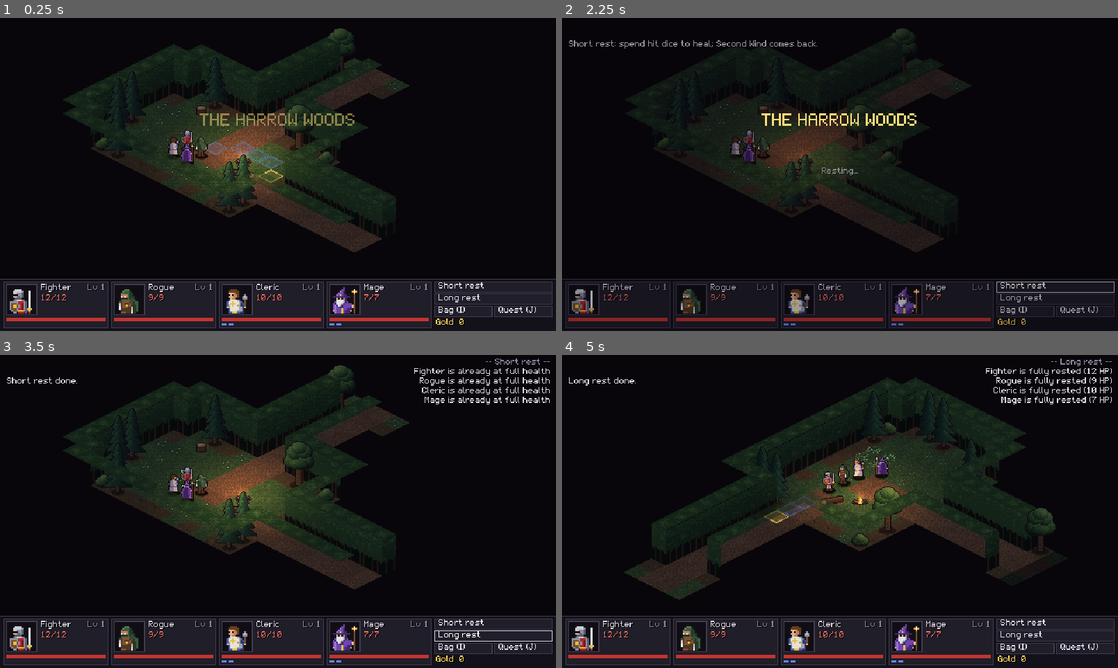
Above: before the commit, frames 1-4 (two rows, left to right).
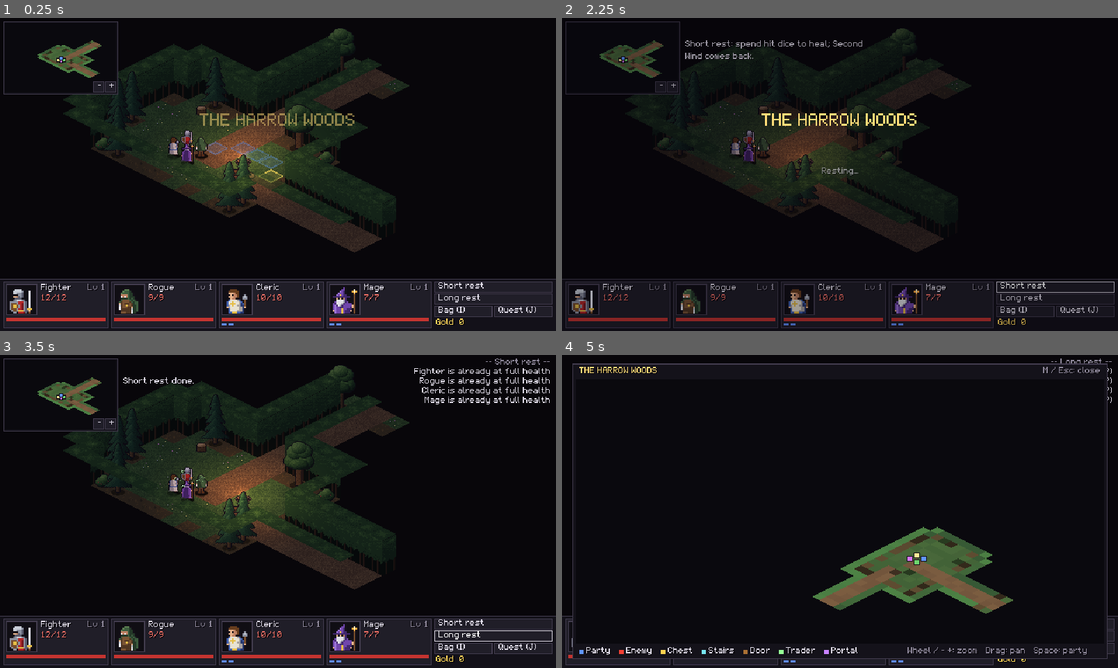
Above: after the commit, the same moments.

Repository: PaulHeraty/herra-iso-dnd
Game: Godot game, scene res://scenes/maps/surface.tscn
Two runs of this game, one before a commit and one after it. Both use one fixed random seed, a clock stepped at 60 frames per second and the inputs below.
Inputs (mouse positions are in pixels of both pictures, inside the frame that each line leads up to):
- Up to frame 1 (0.25 s): no input
- Up to frame 2 (2.25 s): click (662, 86) at 0.5 s, where only the run after the commit has a clickable "-"; click (673, 86) at 1.25 s, where only the run after the commit has a clickable "+"; click "Short rest" at 2 s
- Up to frame 3 (3.5 s): click "Long rest" at 2.75 s
- Up to frame 4 (5 s): tap Enter (end_turn) at 3.5 s; move the mouse to (962, 495) at 3.52 s; hold E (view_rotate_right) 3.53-4.25 s; tap M at 3.6 s; click (962, 495) at 3.67 s; tap C at 3.8 s; drag from (728, 527) to (812, 574) at 4.27 s

The runs differ from the first frame. In frame 1, 1.0% of the frame differs, in the area x 0-22%, y 1-25%; in frame 2, 1.3%; in frame 3, 1.1%; in frame 4, 35%, in the area x 1-99%, y 2-98%.

Commit message:
Minimap + full map (M): both honour the fog of war and the view rotation
- MapPicture: the map as an image, one pixel per cell (each tile's average colour,
  walls brightened, doors brown; unexplored transparent, out of sight dimmed),
  redrawn only where the fog changed
- MapView: draws it through an isometric transform (pixel -> diamond) plus markers:
  heroes in class colours, monsters only while seen, unopened chests, stairs, trader, portals
- MiniMap (top left): follows the leader, - / + buttons or wheel zoom, click opens the full map
- MapScreen (M): fitted to the explored area, wheel / - + zoom, drag pan, Space = party,
  M / Esc / click outside closes; usable in combat
- Combat banner / hint / turn order moved right of the minimap (CombatHud.TEXT_X)

Co-Authored-By: Claude Opus 5.5 <noreply@anthropic.com>

Diff:
--- a/scripts/maps/dungeon_map.gd
+++ b/scripts/maps/dungeon_map.gd
@@ -64,6 +64,8 @@
 var walls_view: TileMapLayer
 var _astar := AStarGrid2D.new()
 var fog := FogOfWar.new()
+## The map as a picture for the minimap / full map (follows the fog).
+var map_picture: MapPicture
 var _fog_key := ""
 var _wall_set := {}
 ## View cell -> map cell (floor) / [source, atlas, map cell] (walls) for the current rotation.
@@ -121,6 +123,7 @@
 	inventory = Inventory.from_dict(PartyState.bag) if not PartyState.bag.is_empty() else Inventory.starting()
 	_compute_fog()
 	refresh_navigation()
+	map_picture = MapPicture.new(self)
 	camera_controller = CameraController.new()
 	camera_controller.name = "CameraController"
 	camera_controller.camera = camera
@@ -840,6 +843,8 @@
 
 ## Redraw tiles, markers and decor for the current fog.
 func _refresh_fog_look() -> void:
+	if map_picture:
+		map_picture.dirty = true
 	if wall_fader == null:
 		return
 	for v: Vector2i in _view_floor:
--- /dev/null
+++ b/scripts/maps/map_picture.gd
@@ -0,0 +1,146 @@
+class_name MapPicture
+extends RefCounted
+## The map as a small picture for the minimap and the full map (M): one pixel per map cell,
+## coloured by its tile (each tile's average colour), honouring the fog of war:
+##   unexplored = transparent, explored but out of sight = dimmed, in sight = full colour.
+## Walls are brightened so rooms read as outlined shapes; props are darker floor; doors brown.
+## MapView draws it through an isometric transform (each pixel becomes a diamond), so it matches
+## the game's view and its rotation. Only the cells whose fog changed are redrawn (see refresh).
+
+const COL_DOOR := Color8(170, 112, 52)
+const COL_DOOR_OPEN := Color8(110, 78, 46)
+const DIM := 0.5
+const WALL_BRIGHT := 1.9
+const FLOOR_BRIGHT := 1.35
+
+var map: DungeonMap
+var rect := Rect2i()
+var image: Image
+var texture: ImageTexture
+## Set by DungeonMap whenever the fog look changes; the next texture() call catches up.
+var dirty := true
+
+var _base := {}          ## map cell -> Color (fully lit)
+var _doors := {}         ## map cell -> Door
+var _drawn_vis := {}     ## the visible set as last drawn
+var _built := false
+var _explored_n := 0
+
+static var _tile_cols := {}     ## "texture path|x,y,w,h" -> average Color
+
+
+func _init(m: DungeonMap) -> void:
+	map = m
+	rect = m.floor_layer.get_used_rect().merge(m.walls_layer.get_used_rect())
+	image = Image.create(maxi(rect.size.x, 1), maxi(rect.size.y, 1), false, Image.FORMAT_RGBA8)
+	for c in m.floor_layer.get_used_cells():
+		_base[c] = _brighter(_tile_colour(m.floor_layer, c), FLOOR_BRIGHT)
+	var props := {}
+	for n in m.entities.get_children():
+		if n is Door:
+			_doors[n.get_cell()] = n
+		elif n is Prop or n is Brazier or n is Chest:
+			props[n.get_cell()] = true
+	for c in props:
+		if _base.has(c):
+			_base[c] = (_base[c] as Color).darkened(0.45)
+	for c in m.walls_layer.get_used_cells():
+		_base[c] = _brighter(_tile_colour(m.walls_layer, c), WALL_BRIGHT)
+	texture = ImageTexture.create_from_image(image)
+
+
+## The picture, brought up to date with the fog.
+func get_texture() -> ImageTexture:
+	if dirty:
+		refresh()
+	return texture
+
+
+## Redraw the cells whose look may have changed: everything the first time, then the cells that
+## were or are in sight (newly explored cells are always in sight) and the doors.
+func refresh() -> void:
+	dirty = false
+	var vis: Dictionary = map.fog.visible
+	var fresh := 0                  # upper bound of the cells explored since the last refresh
+	if _built and map.fog_of_war:
+		for c: Vector2i in vis:
+			if not _drawn_vis.has(c):
+				fresh += 1
+	if not _built or not map.fog_of_war or map.fog.explored.size() - _explored_n > fresh:
+		# First time, no fog, or cells explored some other way (a load): draw everything.
+		_built = true
+		image.fill(Color(0, 0, 0, 0))
+		for c: Vector2i in _base:
+			_put(c)
+	else:
+		for c: Vector2i in _drawn_vis:
+			if not vis.has(c):
+				_put(c)
+		for c: Vector2i in vis:
+			if not _drawn_vis.has(c):
+				_put(c)
+		for c: Vector2i in _doors:
+			_put(c)
+	_drawn_vis = vis
+	_explored_n = map.fog.explored.size()
+	texture.update(image)
+
+
+## Map cell -> pixel in `image`.
+func pixel_of(cell: Vector2i) -> Vector2i:
+	return cell - rect.position
+
+
+func colour_of(cell: Vector2i) -> Color:
+	if not _base.has(cell) or not map.is_explored(cell):
+		return Color(0, 0, 0, 0)
+	var col: Color = _base[cell]
+	var d: Door = _doors.get(cell)
+	if d:
+		col = COL_DOOR_OPEN if d.is_open else COL_DOOR
+	if not map.is_seen(cell):
+		col = Color(col.r * DIM, col.g * DIM, col.b * DIM * 1.1)
+	return col
+
+
+## The explored part of the map (map cells), for fitting the full map.
+func explored_cells() -> Array:
+	if not map.fog_of_war:
+		return _base.keys()
+	return map.fog.explored.keys()
+
+
+func _put(c: Vector2i) -> void:
+	var p := pixel_of(c)
+	if p.x >= 0 and p.y >= 0 and p.x < image.get_width() and p.y < image.get_height():
+		image.set_pixelv(p, colour_of(c))
+
+
+## Average colour of the opaque pixels of the tile painted at `c` (cached per tile).
+static func _tile_colour(layer: TileMapLayer, c: Vector2i) -> Color:
+	var src := layer.tile_set.get_source(layer.get_cell_source_id(c)) as TileSetAtlasSource
+	if src == null or src.texture == null:
+		return Color8(80, 80, 90)
+	var region := src.get_tile_texture_region(layer.get_cell_atlas_coords(c))
+	var key := "%s|%s" % [src.texture.resource_path, region]
+	if _tile_cols.has(key):
+		return _tile_cols[key]
+	var img := src.texture.get_image()
+	if img.is_compressed():
+		img.decompress()
+	var sum := Vector3.ZERO
+	var n := 0
+	for y in range(region.position.y, region.end.y):
+		for x in range(region.position.x, region.end.x):
+			var px := img.get_pixel(x, y)
+			if px.a > 0.5:
+				sum += Vector3(px.r, px.g, px.b)
+				n += 1
+	var col := Color(sum.x / n, sum.y / n, sum.z / n) if n > 0 else Color8(80, 80, 90)
+	_tile_cols[key] = col
+	return col
+
+
+## Brighter by `k` (HSV value), keeping the hue: grey stone stays grey, forest stays green.
+static func _brighter(c: Color, k: float) -> Color:
+	return Color.from_hsv(c.h, c.s, minf(1.0, c.v * k))
--- a/scripts/ui/combat_hud.gd
+++ b/scripts/ui/combat_hud.gd
@@ -11,6 +11,8 @@
 const SCREEN := Vector2(640, 360)
 const PANEL_H := 60
 const LOG_W := 250
+## Left edge of the turn banner / hint / next turns (right of the minimap).
+const TEXT_X := 142
 const LOG_ENTRIES := 9
 
 const COL_BG := Color8(20, 18, 26, 235)
@@ -45,6 +47,8 @@
 var dialogue: DialogueBox
 var shop: ShopScreen
 var quest_screen: QuestScreen
+var minimap: MiniMap
+var map_screen: MapScreen
 
 
 func _ready() -> void:
@@ -54,13 +58,13 @@
 	root.mouse_filter = Control.MOUSE_FILTER_IGNORE
 	root.theme = _make_theme()
 	add_child(root)
-	_banner = _label(root, Vector2(8, 4), COL_BANNER)
+	_banner = _label(root, Vector2(TEXT_X, 4), COL_BANNER)
 	_banner.scale = Vector2(2, 2)
-	_hint = _label(root, Vector2(8, 26), COL_TEXT)
+	_hint = _label(root, Vector2(TEXT_X, 26), COL_TEXT)
 	_hint.autowrap_mode = TextServer.AUTOWRAP_WORD_SMART
-	_hint.size = Vector2(SCREEN.x - LOG_W - 30, 0)
-	_next = _label(root, Vector2(8, 38), COL_DIM)
-	_next.size = Vector2(SCREEN.x - LOG_W - 30, 0)
+	_hint.size = Vector2(SCREEN.x - LOG_W - 22 - TEXT_X, 0)
+	_next = _label(root, Vector2(TEXT_X, 38), COL_DIM)
+	_next.size = Vector2(SCREEN.x - LOG_W - 22 - TEXT_X, 0)
 	_next.autowrap_mode = TextServer.AUTOWRAP_WORD_SMART
 	_log = RichTextLabel.new()
 	_log.bbcode_enabled = true
@@ -72,6 +76,10 @@
 	_log.add_theme_color_override("default_color", COL_TEXT)
 	root.add_child(_log)
 	_build_panel(root)
+	minimap = MiniMap.new()
+	minimap.name = "MiniMap"
+	minimap.hud = self
+	root.add_child(minimap)
 	combat.log_line.connect(_on_log)
 	combat.status_changed.connect(func(t: String): _hint.text = t)
 	combat.combat_started.connect(_on_started)
@@ -96,6 +104,10 @@
 	quest_screen.name = "Quests"
 	quest_screen.combat = combat
 	root.add_child(quest_screen)
+	map_screen = MapScreen.new()
+	map_screen.name = "MapScreen"
+	map_screen.hud = self
+	root.add_child(map_screen)
 	dialogue = DialogueBox.new()
 	dialogue.name = "Dialogue"
 	root.add_child(dialogue)
@@ -116,6 +128,8 @@
 		return true          # the whole map is off limits while the inventory is open
 	if (shop and shop.visible) or (quest_screen and quest_screen.visible) or (dialogue and dialogue.visible):
 		return true
+	if (map_screen and map_screen.visible) or (minimap and minimap.is_mouse_over()):
+		return true
 	if _panel.get_global_rect().has_point(_panel.get_global_mouse_position()):
 		return true
 	return _popup.visible and _popup.get_global_rect().has_point(_popup.get_global_mouse_position())
@@ -124,6 +138,8 @@
 func _process(_delta: float) -> void:
 	if not visible or combat == null:
 		return
+	# The dice scene's panel takes the left side; the full map shows it all already.
+	minimap.visible = not (combat.map.dice and combat.map.dice.visible) and not map_screen.visible
 	if _loot:
 		_loot_t -= _delta
 		if _loot_t <= 0.0:
@@ -756,7 +772,16 @@
 		return false
 	if dialogue and dialogue.visible:
 		return event is InputEventKey and dialogue.handle_key(event)
+	if map_screen.visible:
+		if event is InputEventKey and event.pressed:
+			return map_screen.handle_key(event)
+		if event is InputEventMouseButton and event.pressed:
+			map_screen.close()               # a click outside the map closes it
+			return true
 	if event is InputEventKey and event.pressed and not event.echo:
+		if event.keycode == KEY_M and not (combat.map.dice and combat.map.dice.visible):
+			open_map()
+			return true
 		if event.keycode == KEY_J and not (combat.map.dice and combat.map.dice.visible):
 			inventory_screen.close()
 			shop.close()
@@ -779,6 +804,7 @@
 				combat.cancel_targeting()
 			_close_popup()
 			quest_screen.close()
+			map_screen.close()
 			inventory_screen.toggle()
 			return true
 		if event.keycode == KEY_ESCAPE and inventory_screen.visible:
@@ -1062,6 +1088,7 @@
 func ui_busy() -> bool:
 	return (inventory_screen and inventory_screen.visible) or (shop and shop.visible) \
 			or (quest_screen and quest_screen.visible) or (dialogue and dialogue.visible) \
+			or (map_screen and map_screen.visible) \
 			or reaction_open() or loot_open() or (combat.map.dice != null and combat.map.dice.visible)
 
 
@@ -1075,6 +1102,21 @@
 		shop.close()
 	if quest_screen:
 		quest_screen.close()
+	if map_screen:
+		map_screen.close()
+
+
+## The full map (M or a click on the minimap): closes the other screens and any menu.
+func open_map() -> void:
+	if combat.map.dice and combat.map.dice.visible:
+		return
+	if map_screen.visible:
+		map_screen.close()
+		return
+	if combat.targeting:
+		combat.cancel_targeting()
+	close_screens()
+	map_screen.open()
 
 
 var _toast: Panel
--- /dev/null
+++ b/scripts/ui/map_screen.gd
@@ -0,0 +1,148 @@
+class_name MapScreen
+extends Panel
+## The full map (M, or a click on the minimap): everything explored on this floor, honouring the
+## fog, turned like the game's view. Opens fitted to the explored area; mouse wheel / - + zoom,
+## drag (left, right or middle button) pans, Space recentres on the party. M, Esc or a click
+## outside closes it. Read-only, so it can be looked at in combat too.
+## Lives on the CombatHud's root (inherits its theme).
+
+const RECT := Rect2(12, 10, 616, 340)
+const ZOOMS := [2.0, 3.0, 4.0, 6.0, 8.0, 12.0, 16.0]
+const LEGEND := [["Party", MapView.COL_HERO[0]], ["Enemy", MapView.COL_MONSTER],
+		["Chest", MapView.COL_CHEST], ["Stairs", MapView.COL_STAIRS], ["Door", MapPicture.COL_DOOR],
+		["Trader", MapView.COL_NPC], ["Portal", MapView.COL_PORTAL]]
+
+var hud: CombatHud
+var view: MapView
+var _title: Label
+var _zoom_i := 3
+var _dragging := false
+
+
+func _ready() -> void:
+	position = RECT.position
+	size = RECT.size
+	add_theme_stylebox_override("panel", CombatHud._box_static(Color(CombatHud.COL_BG, 1.0), CombatHud.COL_EDGE))
+	mouse_filter = Control.MOUSE_FILTER_STOP
+	visible = false
+	_title = _label(Vector2(8, 4), CombatHud.COL_BANNER)
+	var close_l := _label(Vector2(RECT.size.x - 74, 4), CombatHud.COL_DIM)
+	close_l.text = "M / Esc: close"
+	view = MapView.new()
+	view.map = hud.combat.map
+	view.position = Vector2(4, 18)
+	view.size = Vector2(RECT.size.x - 8, RECT.size.y - 36)
+	view.mouse_filter = Control.MOUSE_FILTER_IGNORE
+	add_child(view)
+	var x := 8.0
+	var y := RECT.size.y - 14
+	for entry: Array in LEGEND:
+		var sw := ColorRect.new()
+		sw.color = entry[1]
+		sw.position = Vector2(x, y + 3)
+		sw.size = Vector2(5, 5)
+		sw.mouse_filter = Control.MOUSE_FILTER_IGNORE
+		add_child(sw)
+		var l := _label(Vector2(x + 8, y), CombatHud.COL_TEXT)
+		l.text = entry[0]
+		x += 8 + l.get_minimum_size().x + 10
+	var help := _label(Vector2(RECT.size.x - 230, y), CombatHud.COL_DIM)
+	help.text = "Wheel / - +: zoom   Drag: pan   Space: party"
+
+
+func _label(pos: Vector2, col: Color) -> Label:
+	var l := Label.new()
+	l.position = pos
+	l.add_theme_color_override("font_color", col)
+	l.mouse_filter = Control.MOUSE_FILTER_IGNORE
+	add_child(l)
+	return l
+
+
+func toggle() -> void:
+	if visible:
+		close()
+	else:
+		open()
+
+
+func open() -> void:
+	var m := hud.combat.map
+	_title.text = (m.map_title if m.map_title != "" else "MAP").to_upper()
+	_fit()
+	visible = true
+	Sfx.play("ui_select", -8.0)
+
+
+func close() -> void:
+	visible = false
+	_dragging = false
+
+
+## Zoom and centre so the whole explored area fits.
+func _fit() -> void:
+	var m := hud.combat.map
+	var cells: Array = m.map_picture.explored_cells() if m.map_picture else []
+	if cells.is_empty():
+		_centre_on_party()
+		return
+	var b := Rect2(IsoGrid.cell_to_world(cells[0]), Vector2.ZERO)
+	for c: Vector2i in cells:
+		b = b.expand(IsoGrid.cell_to_world(c))
+	b = b.grow_individual(IsoGrid.HALF.x, IsoGrid.HALF.y, IsoGrid.HALF.x, IsoGrid.HALF.y)
+	_zoom_i = 0
+	for i in ZOOMS.size():
+		var k: float = ZOOMS[i] / float(IsoGrid.TILE_W)
+		if b.size.x * k <= view.size.x - 8 and b.size.y * k <= view.size.y - 8:
+			_zoom_i = i
+	view.cell_px = ZOOMS[_zoom_i]
+	view.centre = b.get_center()
+
+
+func _centre_on_party() -> void:
+	var m := hud.combat.map
+	if not m.party.is_empty():
+		view.centre = m.party[0].position
+
+
+## Zoom by `step`, keeping the world point under `at` (view pixels) where it is.
+func _zoom(step: int, at: Vector2) -> void:
+	var i := clampi(_zoom_i + step, 0, ZOOMS.size() - 1)
+	if i == _zoom_i:
+		return
+	var anchor := view.to_world(at)
+	_zoom_i = i
+	view.cell_px = ZOOMS[i]
+	view.centre = anchor - (at - view.size / 2.0) / view.scale_k()
+
+
+## Keys while open (CombatHud passes them on). True = used.
+func handle_key(event: InputEventKey) -> bool:
+	match event.keycode:
+		KEY_M, KEY_ESCAPE:
+			close()
+		KEY_SPACE, KEY_C:
+			_centre_on_party()
+		KEY_EQUAL, KEY_PLUS, KEY_KP_ADD:
+			_zoom(1, view.size / 2.0)
+		KEY_MINUS, KEY_KP_SUBTRACT:
+			_zoom(-1, view.size / 2.0)
+		_:
+			return false
+	return true
+
+
+func _gui_input(event: InputEvent) -> void:
+	if event is InputEventMouseButton:
+		var mb := event as InputEventMouseButton
+		var at := mb.position - view.position
+		if mb.pressed and mb.button_index == MOUSE_BUTTON_WHEEL_UP:
+			_zoom(1, at)
+		elif mb.pressed and mb.button_index == MOUSE_BUTTON_WHEEL_DOWN:
+			_zoom(-1, at)
+		elif mb.button_index in [MOUSE_BUTTON_LEFT, MOUSE_BUTTON_RIGHT, MOUSE_BUTTON_MIDDLE]:
+			_dragging = mb.pressed
+		accept_event()
+	elif event is InputEventMouseMotion and _dragging:
+		view.centre -= (event as InputEventMouseMotion).relative / view.scale_k()
+		accept_event()
--- /dev/null
+++ b/scripts/ui/map_view.gd
@@ -0,0 +1,114 @@
+class_name MapView
+extends Control
+## Draws a DungeonMap's MapPicture, isometric and turned like the game's view, plus markers:
+## heroes (class colours), monsters the party can see, chests not yet opened, stairs, the
+## trader, portals. Everything honours the fog (markers only on explored cells, monsters only
+## while seen or in the fight). Used by MiniMap (follows the leader) and MapScreen (pan + zoom).
+##   `centre` = world position at the middle of the view, `cell_px` = width of one cell's diamond.
+
+const COL_BG := Color8(10, 9, 14)
+const COL_OUTLINE := Color8(20, 16, 24)
+const COL_HERO := [Color8(96, 150, 255), Color8(110, 214, 110), Color8(255, 236, 150), Color8(214, 120, 250)]
+const COL_HERO_DOWN := Color8(120, 116, 128)
+const COL_MONSTER := Color8(240, 64, 52)
+const COL_CHEST := Color8(255, 210, 80)
+const COL_STAIRS := Color8(120, 230, 240)
+const COL_NPC := Color8(150, 255, 150)
+const COL_PORTAL := Color8(200, 130, 255)
+
+var map: DungeonMap
+var centre := Vector2.ZERO
+var cell_px := 6.0
+## Blink the leader's dot (the minimap: "you are here").
+var blink_leader := false
+
+var _t := 0.0
+
+
+func _ready() -> void:
+	clip_contents = true
+	texture_filter = CanvasItem.TEXTURE_FILTER_NEAREST
+
+
+func _process(delta: float) -> void:
+	_t += delta
+	if is_visible_in_tree():
+		queue_redraw()
+
+
+## World units -> view pixels.
+func scale_k() -> float:
+	return cell_px / float(IsoGrid.TILE_W)
+
+
+## World position -> position in this control.
+func to_view(world: Vector2) -> Vector2:
+	return ((world - centre) * scale_k() + size / 2.0).round()
+
+
+## Position in this control -> world position.
+func to_world(p: Vector2) -> Vector2:
+	return (p - size / 2.0) / scale_k() + centre
+
+
+## Picture pixel -> view pixel: pixel -> map cell (continuous) -> view cell (rotated) -> world -> here.
+func picture_transform(pic: MapPicture) -> Transform2D:
+	var t_map := Transform2D(Vector2.RIGHT, Vector2.DOWN, Vector2(pic.rect.position))
+	var v0 := Vector2(IsoGrid.to_view(Vector2i.ZERO))
+	var lx := Vector2(IsoGrid.to_view(Vector2i(1, 0))) - v0
+	var ly := Vector2(IsoGrid.to_view(Vector2i(0, 1))) - v0
+	var t_view := Transform2D(lx, ly, v0 + Vector2(0.5, 0.5) - (lx + ly) * 0.5)
+	var hx := IsoGrid.HALF.x
+	var hy := IsoGrid.HALF.y
+	var t_world := Transform2D(Vector2(hx, hy), Vector2(-hx, hy), Vector2(hx, 0))
+	var k := scale_k()
+	var origin := (size / 2.0 - centre * k).round()
+	var t_here := Transform2D(Vector2(k, 0), Vector2(0, k), origin)
+	return t_here * t_world * t_view * t_map
+
+
+func _draw() -> void:
+	draw_rect(Rect2(Vector2.ZERO, size), COL_BG)
+	if map == null or map.map_picture == null:
+		return
+	var pic := map.map_picture
+	draw_set_transform_matrix(picture_transform(pic))
+	draw_texture(pic.get_texture(), Vector2.ZERO)
+	draw_set_transform_matrix(Transform2D.IDENTITY)
+	var r := 1.0 if cell_px < 8.0 else 2.0       # dot "radius": 3x3 or 5x5 px with the outline
+	for n in map.entities.get_children():
+		if not n is MapMarker or not n.visible:
+			continue
+		var c: Vector2i = n.get_cell()
+		if not map.is_explored(c):
+			continue
+		if n is Chest and not n.opened:
+			_dot(IsoGrid.cell_to_world(c), COL_CHEST, r)
+		elif n is Stairs:
+			_diamond(IsoGrid.cell_to_world(c), COL_STAIRS, r + 1.0)
+		elif n is Npc and n.is_shown():
+			_dot(IsoGrid.cell_to_world(c), COL_NPC, r)
+		elif n is Portal and n.is_shown():
+			_diamond(IsoGrid.cell_to_world(c), COL_PORTAL, r + 1.0)
+	for m in map.monsters:
+		if m.visible and m.is_alive():
+			_dot(m.position, COL_MONSTER, r)
+	for i in range(map.party.size() - 1, -1, -1):
+		var h := map.party[i]
+		var col: Color = COL_HERO[int(h.hero_class) % COL_HERO.size()] if h.is_alive() else COL_HERO_DOWN
+		if i == 0 and blink_leader and fmod(_t, 1.0) > 0.75:
+			col = Color.WHITE
+		_dot(h.position, col, r)
+
+
+func _dot(world: Vector2, col: Color, r: float) -> void:
+	var p := to_view(world)
+	draw_rect(Rect2(p - Vector2(r + 1, r + 1), Vector2(r * 2 + 3, r * 2 + 3)), COL_OUTLINE)
+	draw_rect(Rect2(p - Vector2(r, r), Vector2(r * 2 + 1, r * 2 + 1)), col)
+
+
+func _diamond(world: Vector2, col: Color, r: float) -> void:
+	var p := to_view(world) + Vector2(0.5, 0.5)
+	var o := r + 1.5
+	draw_colored_polygon(PackedVector2Array([p + Vector2(0, -o), p + Vector2(o, 0), p + Vector2(0, o), p + Vector2(-o, 0)]), COL_OUTLINE)
+	draw_colored_polygon(PackedVector2Array([p + Vector2(0, -r), p + Vector2(r, 0), p + Vector2(0, r), p + Vector2(-r, 0)]), col)
--- /dev/null
+++ b/scripts/ui/mini_map.gd
@@ -0,0 +1,76 @@
+class_name MiniMap
+extends Panel
+## The minimap in the top-left corner: the explored map around the leader (MapView), turned like
+## the game's view, with - / + buttons to zoom. A click on it opens the full map (M).
+## Lives on the CombatHud's root (inherits its theme).
+
+const RECT := Rect2(4, 4, 132, 84)
+## Width of one cell's diamond, per zoom step.
+const ZOOMS := [2.0, 4.0, 6.0, 8.0, 12.0]
+
+## Kept between maps and loads.
+static var zoom_i := 2
+
+var hud: CombatHud
+var view: MapView
+var _minus: Button
+var _plus: Button
+
+
+func _ready() -> void:
+	position = RECT.position
+	size = RECT.size
+	add_theme_stylebox_override("panel", CombatHud._box_static(CombatHud.COL_BG, CombatHud.COL_EDGE))
+	mouse_filter = Control.MOUSE_FILTER_STOP
+	tooltip_text = ""
+	view = MapView.new()
+	view.map = hud.combat.map
+	view.blink_leader = true
+	view.position = Vector2(2, 2)
+	view.size = RECT.size - Vector2(4, 4)
+	view.mouse_filter = Control.MOUSE_FILTER_IGNORE
+	add_child(view)
+	_minus = _button("-", Vector2(RECT.size.x - 29, RECT.size.y - 15), -1)
+	_plus = _button("+", Vector2(RECT.size.x - 15, RECT.size.y - 15), 1)
+	_apply_zoom()
+
+
+func _process(_delta: float) -> void:
+	var m := hud.combat.map
+	if not m.party.is_empty():
+		view.centre = m.party[0].position
+
+
+func _button(text: String, pos: Vector2, step: int) -> Button:
+	var b := Button.new()
+	b.text = text
+	b.focus_mode = Control.FOCUS_NONE
+	b.position = pos
+	b.set_deferred("size", Vector2(13, 13))      # after the theme's minimum size is applied
+	b.pressed.connect(func():
+		zoom_i = clampi(zoom_i + step, 0, ZOOMS.size() - 1)
+		_apply_zoom()
+		Sfx.play("ui_select", -10.0))
+	add_child(b)
+	return b
+
+
+func _apply_zoom() -> void:
+	view.cell_px = ZOOMS[zoom_i]
+	_minus.disabled = zoom_i == 0
+	_plus.disabled = zoom_i == ZOOMS.size() - 1
+
+
+func _gui_input(event: InputEvent) -> void:
+	if event is InputEventMouseButton and event.pressed:
+		var mb := event as InputEventMouseButton
+		if mb.button_index == MOUSE_BUTTON_WHEEL_UP or mb.button_index == MOUSE_BUTTON_WHEEL_DOWN:
+			zoom_i = clampi(zoom_i + (1 if mb.button_index == MOUSE_BUTTON_WHEEL_UP else -1), 0, ZOOMS.size() - 1)
+			_apply_zoom()
+		elif mb.button_index == MOUSE_BUTTON_LEFT:
+			hud.open_map()
+		accept_event()
+
+
+func is_mouse_over() -> bool:
+	return visible and get_global_rect().has_point(get_global_mouse_position())
Not shown, added: scripts/maps/map_picture.gd.uid
Not shown, added: scripts/ui/map_screen.gd.uid
Not shown, added: scripts/ui/map_view.gd.uid
Not shown, added: scripts/ui/mini_map.gd.uid
Not shown, changed: CLAUDE.md
